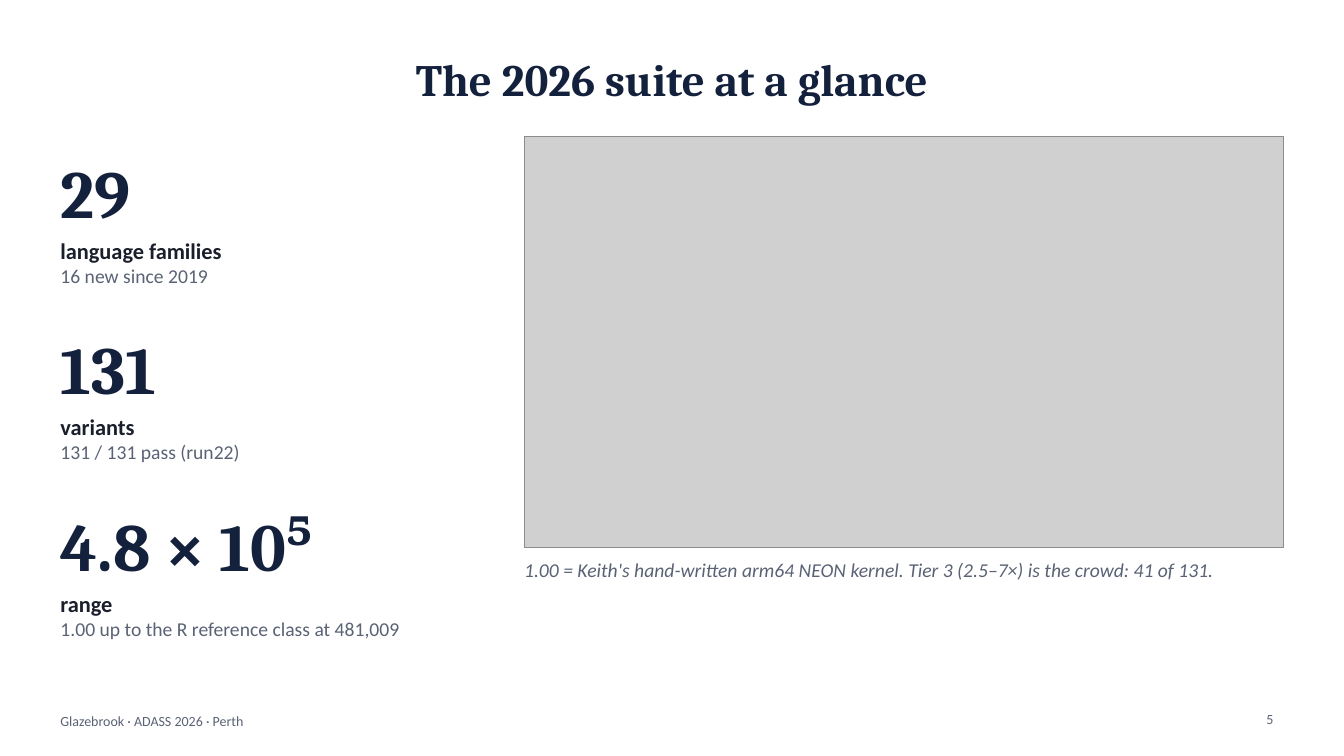
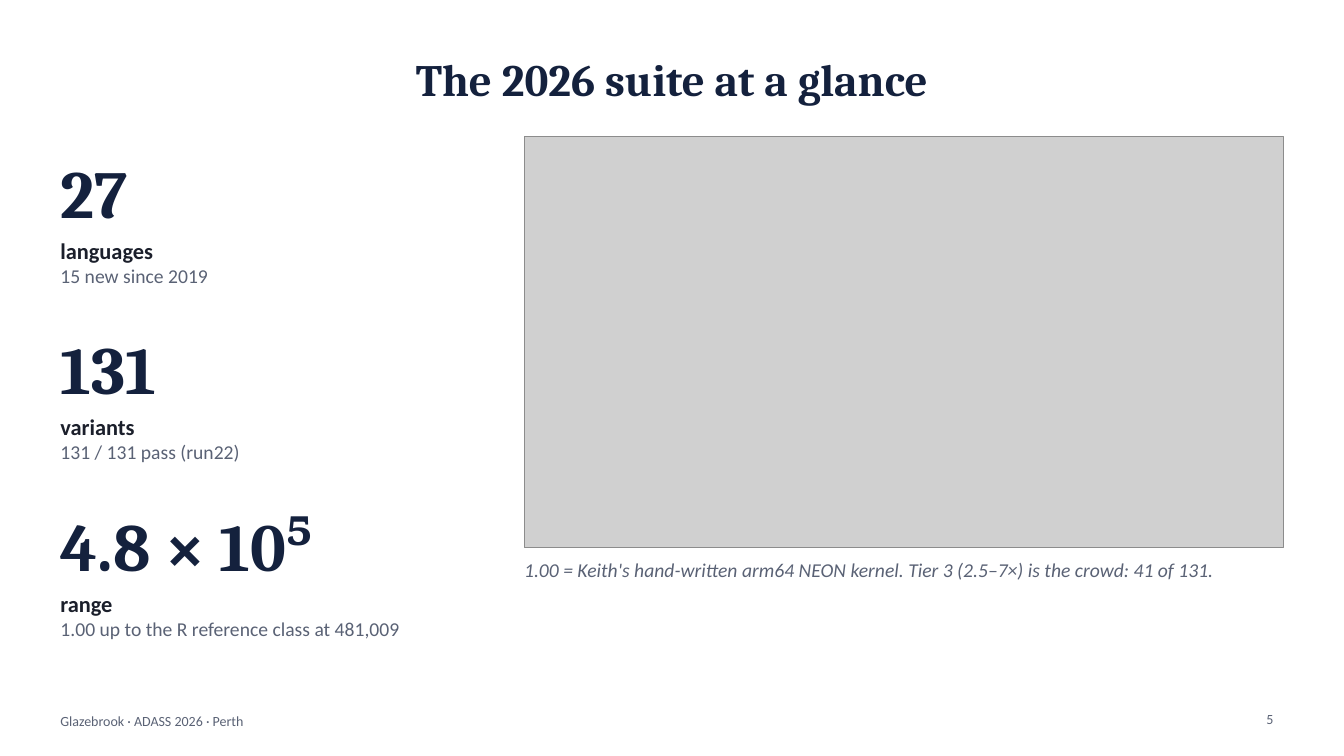
Before and after one commit to karlglazebrook/ADASS2026, a slide deck: slide 5 of talk/ADASS2026-talk.pptx. Drawn at 1344x756 pixels with LibreOffice and Linux fonts; fonts in the diff are those of the drawing; grey boxes stand for pictures. Boxes give left, top, right and bottom in pixels: in the first picture for what was removed or moved away, otherwise in the second. Text is boxed around its words. In the diff, an @@ line names an element or a change of style, - is before the commit and + after.

Commit message:
Count languages strictly: 27 (Keith's 12 + 15 new), not 29 families
C/C++ and Perl/PDL count as one language each, as in Shortridge (2019),
and PyPy is a Python implementation rather than a new language. The
report footnote explains why the per-family figure still has 29 rows.

```diff
--- a/talk/ADASS2026-talk.pptx
+++ b/talk/ADASS2026-talk.pptx
@@ text at <box>60,172,127,219</box>: text changed @@
-29
+27
@@ text at <box>60,243,208,283</box>: text changed; size 16 to 14 pt; text colour #1B1F2B to #5A6275; bold off @@
-language families
-16 new since 2019
+languages
+15 new since 2019
```
Also in this commit, not shown: 2 other slides changed, 5 other files.
